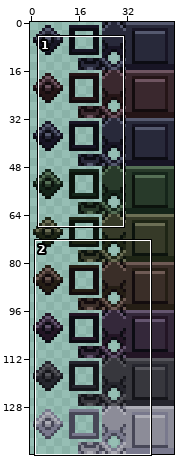
Sprite sheet, stored at StarPounds/tiles/materials/throgpanel.png. The first picture is a wide view before the edit; the outline marks the close-up.
Close-up. Before the edit:
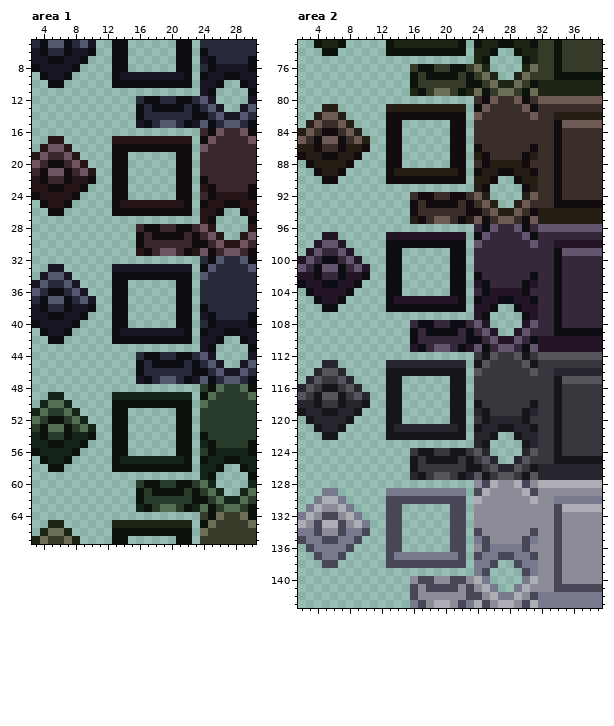
The file is 48x144 pixels. Colours within 5 levels of each other are drawn and written as one. Shown: area 1: x 3..30, y 5..67; area 2: x 2..39, y 73..143.
After the commit:
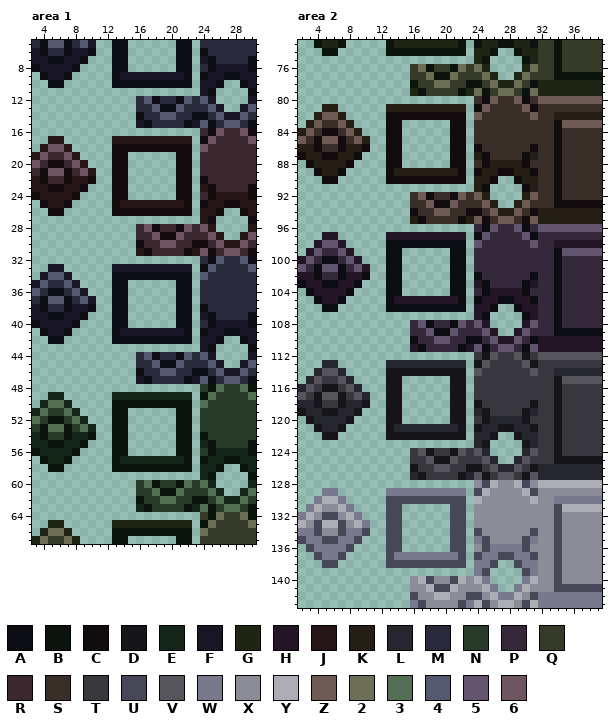
Palette (. is transparent): A #0c0c13  B #0c130d  C #130c0e  D #15151a  E #15251a  F #181525  G #1e2515  H #231525  J #251517  K #251e15  L #26262e  M #28293a  N #283a2a  P #34283a  Q #363a28  R #3a282e  S #3a2e28  T #37373d  U #474757  V #55555b  W #79798d  X #8c8c98  Y #adadb6  Z #6f5b55  2 #6c6f55  3 #556f55  4 #55596f  5 #64556f  6 #6f5561
The commit says: Throg Panel Touchup 2
The edit:
{"where": "area 1"}
{"y":12,"x":17,"old":"A","new":"4"}
{"y":12,"x":22,"old":"A","new":"4"}
{"y":13,"x":16,"old":"A","new":"M"}
{"y":13,"x":18,"old":"A","new":"4"}
{"y":13,"x":21,"old":"A","new":"4"}
{"y":13,"x":23,"old":"A","new":"M"}
{"y":14,"x":19,"old":"MM","new":"44"}
{"y":15,"x":19,"old":"44","new":"MM"}
{"y":28,"x":17,"old":"C","new":"6"}
{"y":28,"x":22,"old":"C","new":"6"}
{"y":29,"x":16,"old":"C","new":"R"}
{"y":29,"x":18,"old":"C","new":"6"}
{"y":29,"x":21,"old":"C","new":"6"}
{"y":29,"x":23,"old":"C","new":"R"}
{"y":30,"x":19,"old":"RR","new":"66"}
{"y":31,"x":19,"old":"66","new":"RR"}
{"y":44,"x":17,"old":"A","new":"4"}
{"y":44,"x":22,"old":"A","new":"4"}
{"y":45,"x":16,"old":"A","new":"M"}
{"y":45,"x":18,"old":"A","new":"4"}
{"y":45,"x":21,"old":"A","new":"4"}
{"y":45,"x":23,"old":"A","new":"M"}
{"y":46,"x":19,"old":"MM","new":"44"}
{"y":47,"x":19,"old":"44","new":"MM"}
{"y":60,"x":17,"old":"B","new":"3"}
{"y":60,"x":22,"old":"B","new":"3"}
{"y":61,"x":16,"old":"B","new":"N"}
{"y":61,"x":18,"old":"B","new":"3"}
{"y":61,"x":21,"old":"B","new":"3"}
{"y":61,"x":23,"old":"B","new":"N"}
{"y":62,"x":19,"old":"NN","new":"33"}
{"y":63,"x":19,"old":"33","new":"NN"}
{"where": "area 2"}
{"y":76,"x":17,"old":"B","new":"2"}
{"y":76,"x":22,"old":"B","new":"2"}
{"y":77,"x":16,"old":"B","new":"Q"}
{"y":77,"x":18,"old":"B","new":"2"}
{"y":77,"x":21,"old":"B","new":"2"}
{"y":77,"x":23,"old":"B","new":"Q"}
{"y":78,"x":19,"old":"QQ","new":"22"}
{"y":79,"x":19,"old":"22","new":"QQ"}
{"y":92,"x":17,"old":"C","new":"Z"}
{"y":92,"x":22,"old":"C","new":"Z"}
{"y":93,"x":16,"old":"C","new":"S"}
{"y":93,"x":18,"old":"C","new":"Z"}
{"y":93,"x":21,"old":"C","new":"Z"}
{"y":93,"x":23,"old":"C","new":"S"}
{"y":94,"x":19,"old":"SS","new":"ZZ"}
{"y":95,"x":19,"old":"ZZ","new":"SS"}
{"y":108,"x":17,"old":"A","new":"5"}
{"y":108,"x":22,"old":"A","new":"5"}
{"y":109,"x":16,"old":"A","new":"P"}
{"y":109,"x":18,"old":"A","new":"5"}
{"y":109,"x":21,"old":"A","new":"5"}
{"y":109,"x":23,"old":"A","new":"P"}
{"y":110,"x":19,"old":"PP","new":"55"}
{"y":111,"x":19,"old":"55","new":"PP"}
{"y":124,"x":17,"old":"D","new":"V"}
{"y":124,"x":22,"old":"D","new":"V"}
{"y":125,"x":16,"old":"D","new":"T"}
{"y":125,"x":18,"old":"D","new":"V"}
{"y":125,"x":21,"old":"D","new":"V"}
{"y":125,"x":23,"old":"D","new":"T"}
{"y":126,"x":19,"old":"TT","new":"VV"}
{"y":127,"x":19,"old":"VV","new":"TT"}
{"y":140,"x":17,"old":"U","new":"Y"}
{"y":140,"x":22,"old":"U","new":"Y"}
{"y":141,"x":16,"old":"U","new":"X"}
{"y":141,"x":18,"old":"U","new":"Y"}
{"y":141,"x":21,"old":"U","new":"Y"}
{"y":141,"x":23,"old":"U","new":"X"}
{"y":142,"x":19,"old":"XX","new":"YY"}
{"y":143,"x":19,"old":"YY","new":"XX"}
